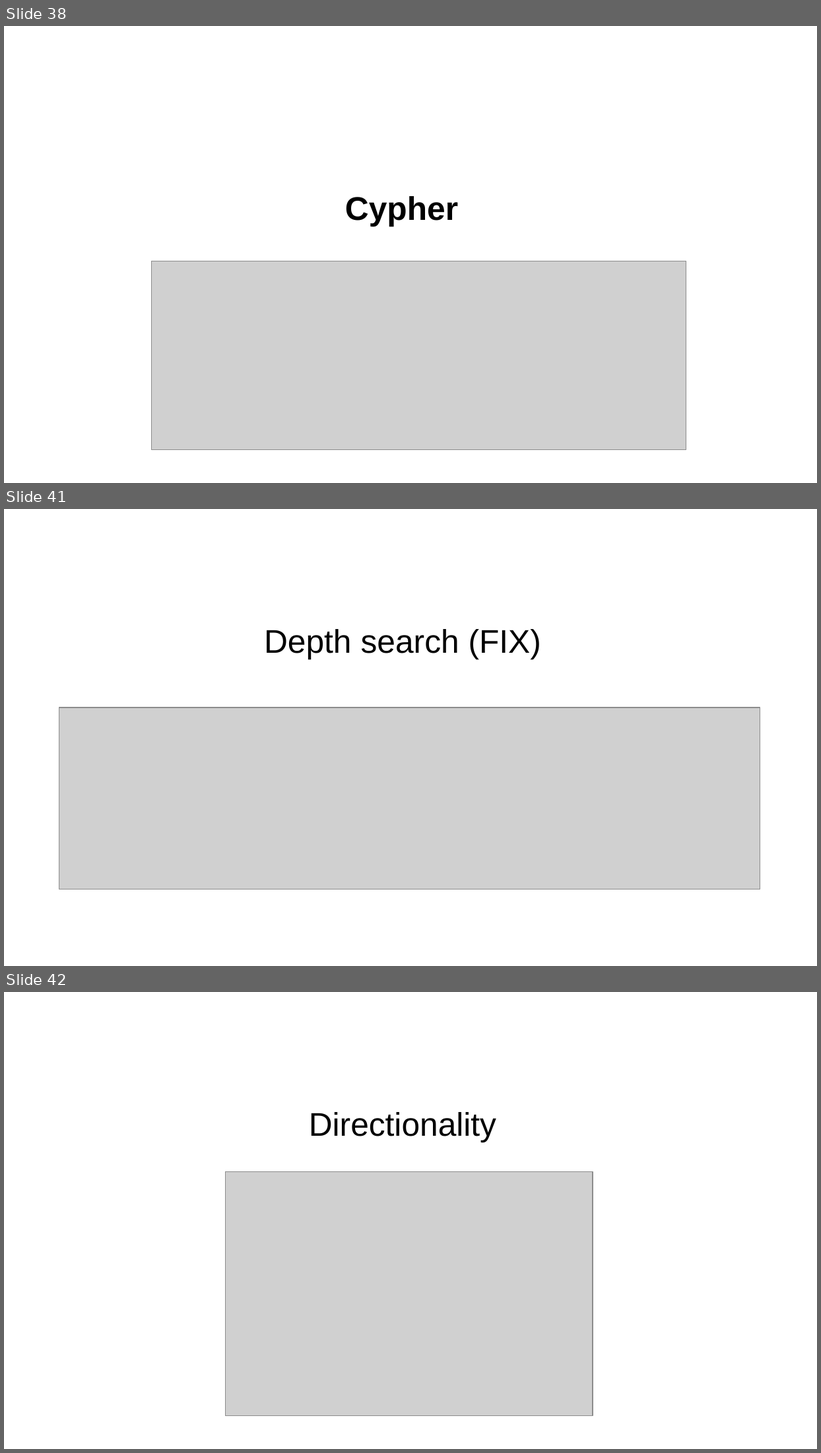
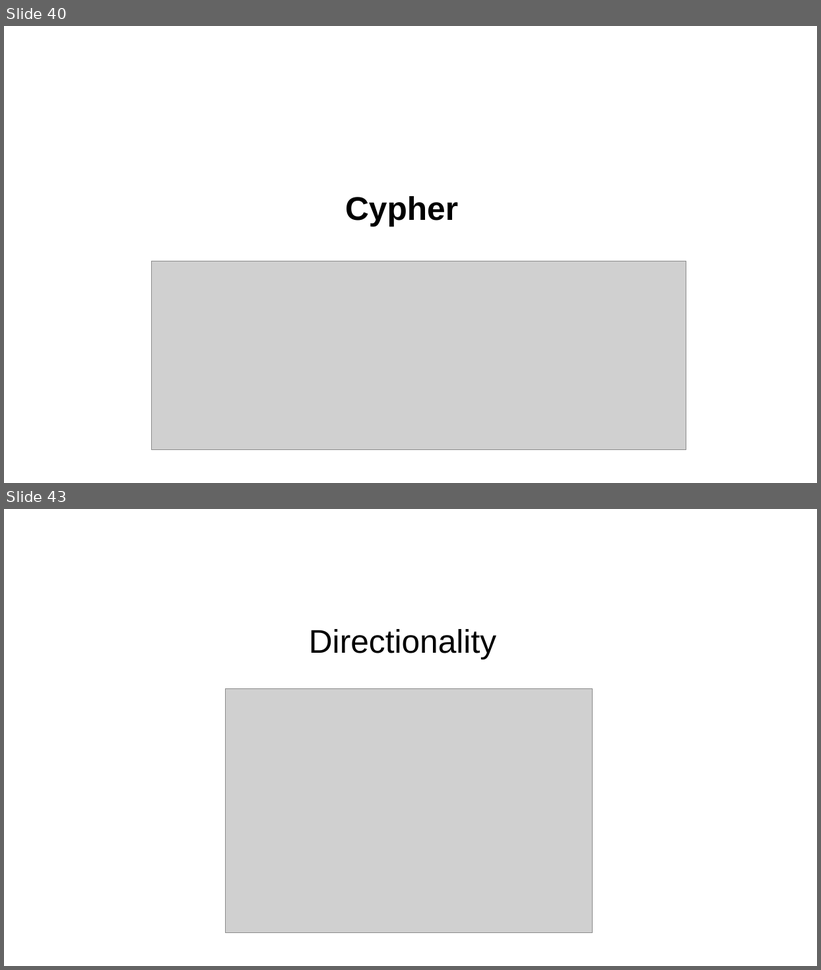
Before and after one commit to skrabbenborg/nosql-talk, a slide deck: presentation/presentation.pptx. Shown one above the other, each under a label of ours: slides 38, 41 and 42 before the commit, slides 40 and 43 after it; the slides between them are not shown. The pictures are 821x1453 and 821x970 pixels, drawn with LibreOffice and Linux fonts; fonts in the diff are those of the drawing; grey boxes stand for pictures; background and template pictures are left out. Boxes give left, top, right and bottom in pixels: in the first picture for what was removed or moved away, otherwise in the second. Text is boxed around its words. In the diff, an @@ line names an element or a change of style, - is before the commit and + after.

```diff
--- a/presentation/presentation.pptx
+++ b/presentation/presentation.pptx
@@ slide 41 removed at bbox=[4, 509, 817, 966], background picture (left out) @@
@@ text removed at bbox=[264, 629, 541, 659] @@
-Depth search (FIX)
@@ picture removed at bbox=[59, 708, 760, 889] @@
@@ what was slide 38 is now slide 40 @@
@@ what was slide 42 is now slide 43 @@
```
Also in this commit, not shown: 2 slides changed, 3 slides added, 1 other slide removed, 8 other files.
